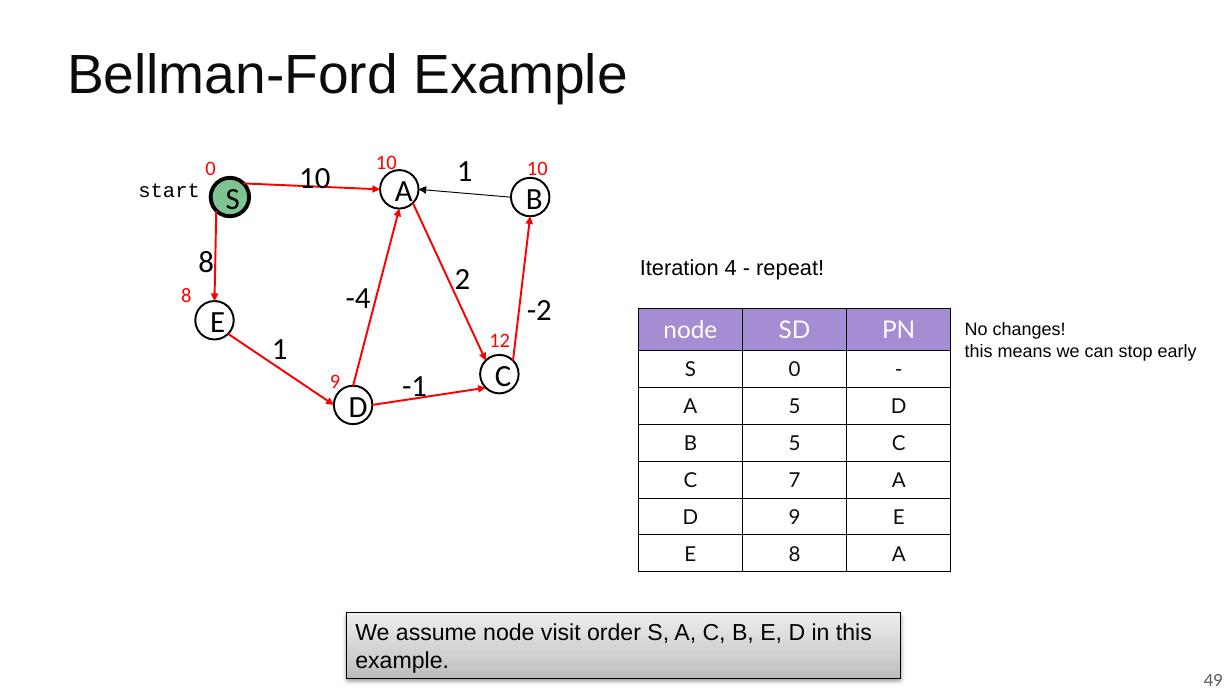
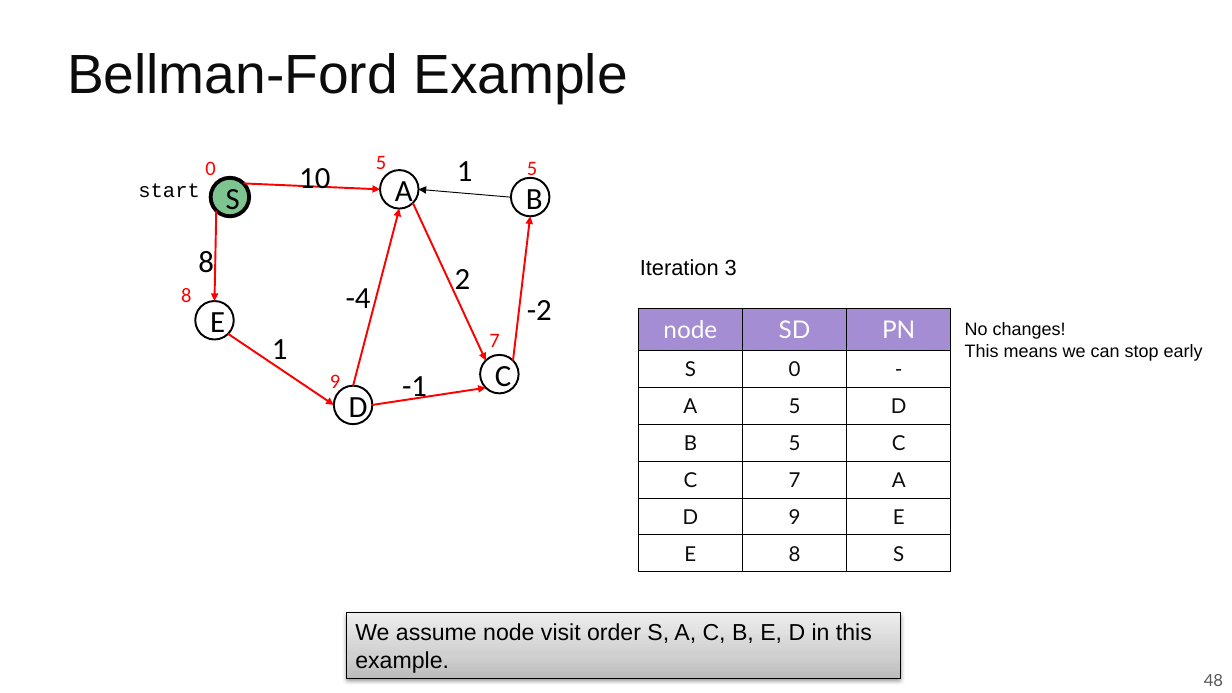
Before and after one commit to guhofstra/CSC175Sp26, a slide deck: slide 48 of PPTs/Lecture 5.1 Shortest Paths Algorithms.pptx (slide 49 before the commit). Drawn at 1232x693 pixels with LibreOffice and Linux fonts; fonts in the diff are those of the drawing. Boxes give left, top, right and bottom in pixels: in the first picture for what was removed or moved away, otherwise in the second. Text is boxed around its words. In the diff, an @@ line names an element or a change of style, - is before the commit and + after.

```diff
--- a/PPTs/Lecture 5.1 Shortest Paths Algorithms.pptx
+++ b/PPTs/Lecture 5.1 Shortest Paths Algorithms.pptx
@@ text at [376, 156, 386, 175]: text changed @@
-10
+5
@@ text at [527, 162, 537, 180]: text changed @@
-10
+5
@@ text at [640, 259, 737, 276]: text changed @@
-Iteration 4 - repeat!
+Iteration 3
@@ table at [639, 309, 952, 572] @@
-row 7, column 3: A
+row 7, column 3: S
@@ text at [489, 334, 499, 347]: text changed @@
-12
+7
@@ text at [965, 344, 1203, 361]: text changed @@
-this means we can stop early
+This means we can stop early
@@ page number at [1204, 674, 1223, 686]: text changed @@
-49
+48
```
Also in this commit, not shown: 6 other slides changed, 4 slides added, 1 other file.
